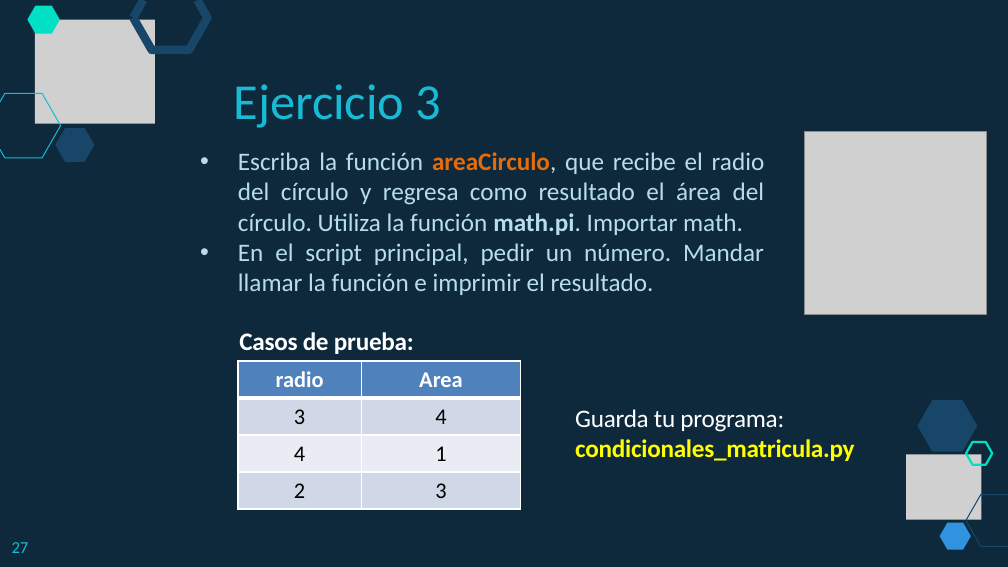
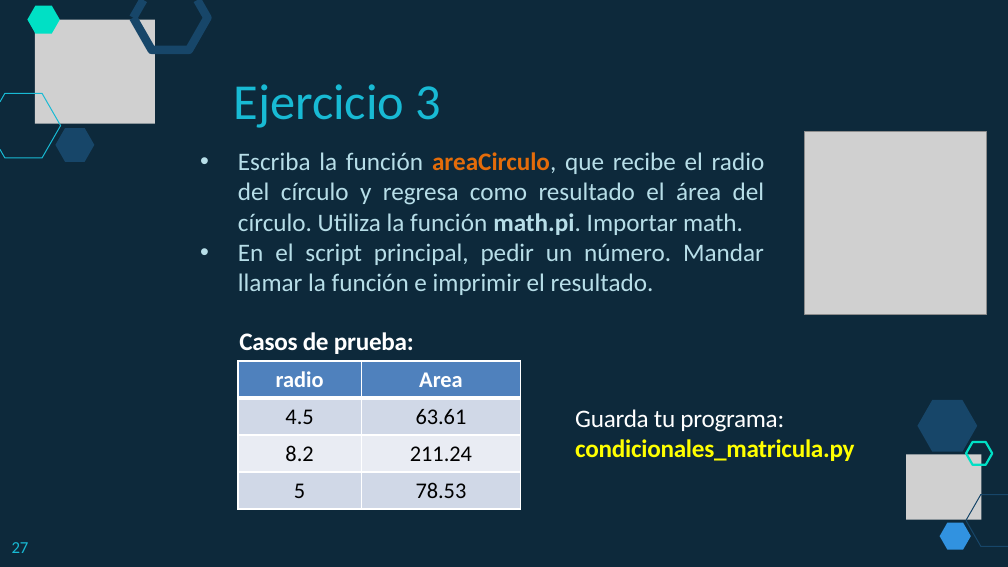
Before and after one commit to lizetheP/PensamientoC, a slide deck: slide 27 of Calendario2019/Presentaciones/Semana2/2_5_CondicionalesF.pptx. Drawn at 1008x567 pixels with LibreOffice and Linux fonts; fonts in the diff are those of the drawing; grey boxes stand for pictures. Boxes give left, top, right and bottom in pixels: in the first picture for what was removed or moved away, otherwise in the second. Text is boxed around its words. In the diff, an @@ line names an element or a change of style, - is before the commit and + after.

```diff
--- a/Calendario2019/Presentaciones/Semana2/2_5_CondicionalesF.pptx
+++ b/Calendario2019/Presentaciones/Semana2/2_5_CondicionalesF.pptx
@@ table at (238, 361, 520, 509) @@
-row 2, column 1: 3
+row 2, column 1: 4.5
-row 2, column 2: 4
+row 2, column 2: 63.61
-row 3, column 1: 4
+row 3, column 1: 8.2
-row 3, column 2: 1
+row 3, column 2: 211.24
-row 4, column 1: 2
+row 4, column 1: 5
-row 4, column 2: 3
+row 4, column 2: 78.53
```
Also in this commit, not shown: 6 other slides changed, 1 other file.
